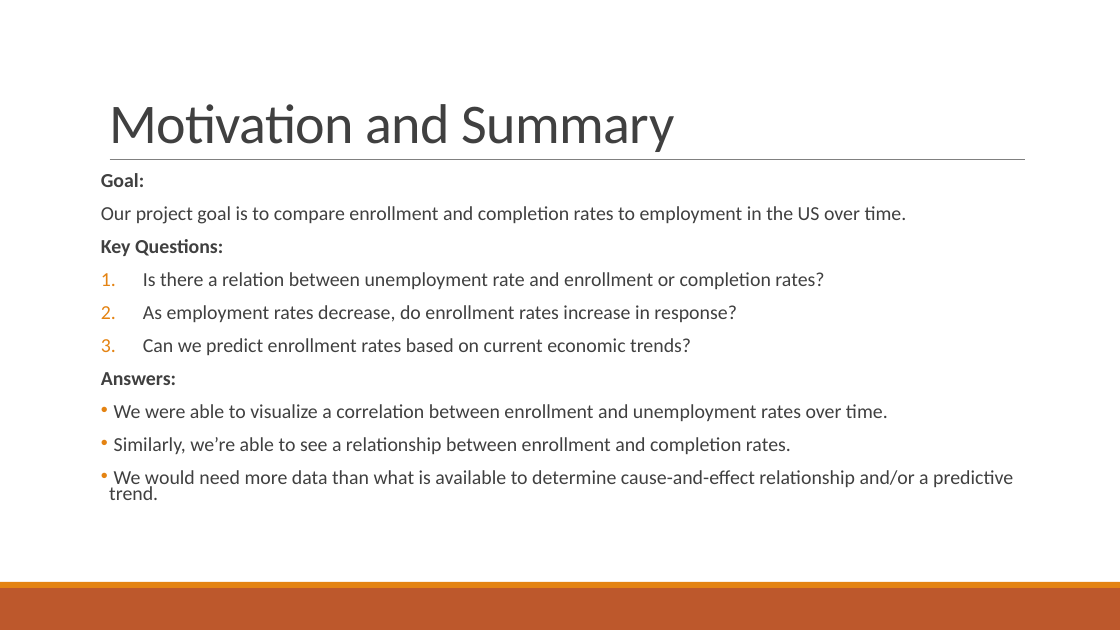
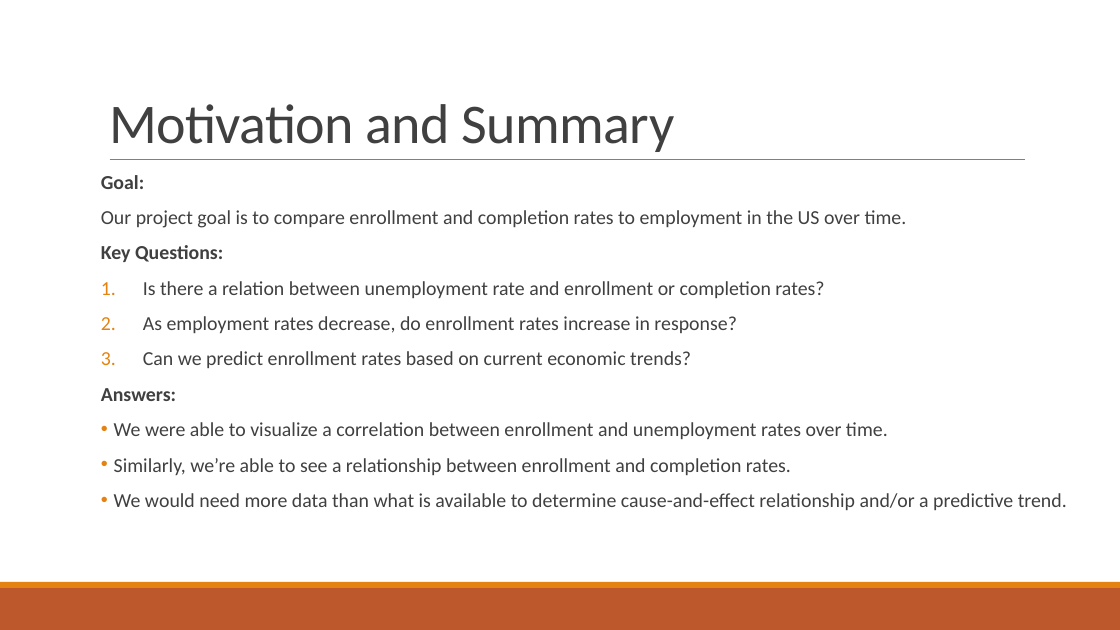
Before and after one commit to grahamb001/Project1, a slide deck: slide 2 of Project 1 Presentation Templatebg_ap.pptx. Drawn at 1120x630 pixels with LibreOffice and Linux fonts; fonts in the diff are those of the drawing; background and template pictures are left out. Boxes give left, top, right and bottom in pixels: in the first picture for what was removed or moved away, otherwise in the second. Text is boxed around its words. In the diff, an @@ line names an element or a change of style, - is before the commit and + after.

Commit message:
PPT updates 245pm

```diff
--- a/Project 1 Presentation Templatebg_ap.pptx
+++ b/Project 1 Presentation Templatebg_ap.pptx
@@ text "Goal:" at (101,175,1067,510): line spacing 0.7 to 0.8 @@
```
Also in this commit, not shown: 1 other slide changed, 1 slide added, 1 slide removed, 1 other file.
